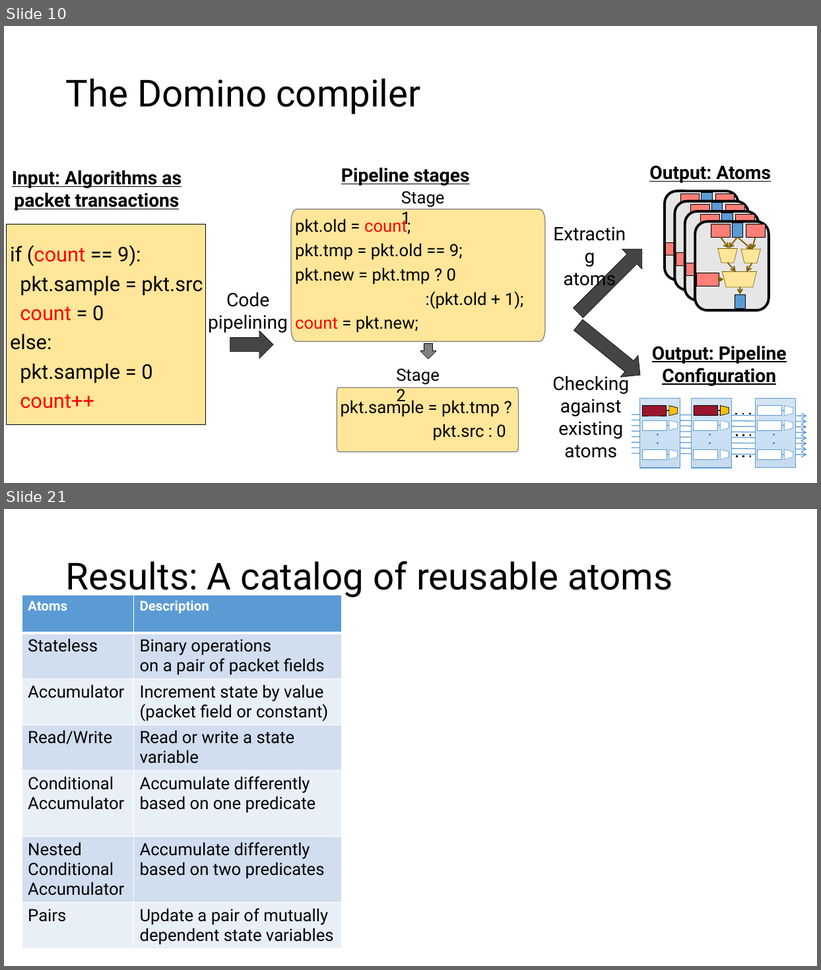
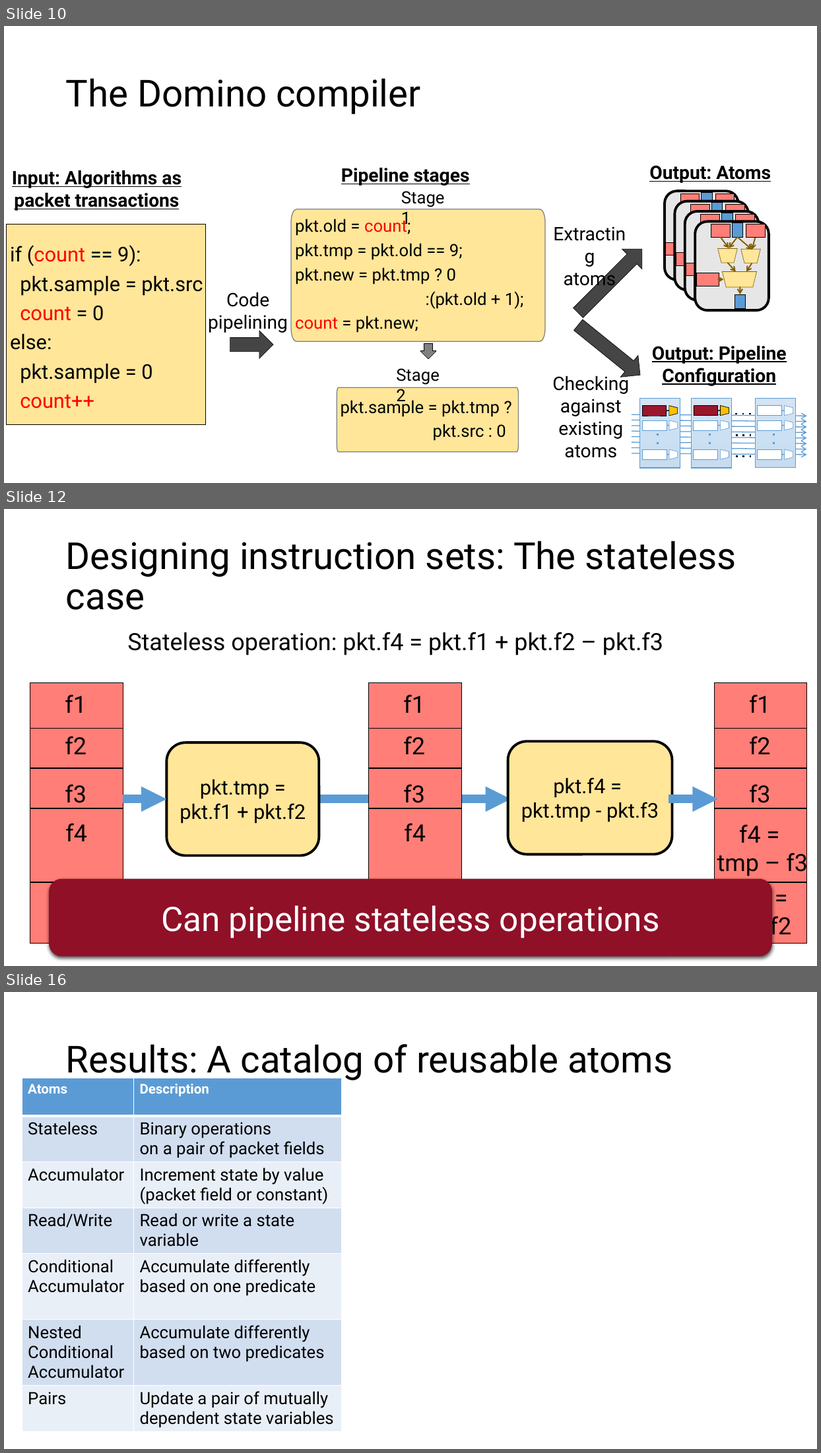
Before and after one commit to anirudhSK/pifo-domino-marple-ppts, a slide deck: uw_talk.pptx. Shown one above the other, each under a label of ours: slides 10 and 21 before the commit, slides 10, 12 and 16 after it; the slides between them are not shown. The pictures are 821x970 and 821x1453 pixels, drawn with LibreOffice and Linux fonts; fonts in the diff are those of the drawing. Boxes give left, top, right and bottom in pixels: in the first picture for what was removed or moved away, otherwise in the second. Text is boxed around its words. In the diff, an @@ line names an element or a change of style, - is before the commit and + after.

```diff
--- a/uw_talk.pptx
+++ b/uw_talk.pptx
@@ slide 12 added at [4,509,817,966], background #FFFFFF @@
@@ title added at [66,541,737,610], 44 pt, text #000000 @@
+Designing instruction sets: The stateless case
@@ text added at [127,632,663,656], 28 pt, text #000000 @@
+  Stateless operation: pkt.f4 = pkt.f1 + pkt.f2 – pkt.f3
@@ rounded rectangle added at [167,743,319,855], fill #FFE699, outline #000000 3 pt, 24 pt, text #000000 @@
+pkt.tmp =
+pkt.f1 + pkt.f2
@@ rounded rectangle added at [508,741,672,854], fill #FFE699, outline #000000 3 pt, 24 pt, text #000000 @@
+pkt.f4 =
+pkt.tmp - pkt.f3
@@ arrow added from (123, 799) to (167, 799), #5B9BD5 10 pt @@
@@ arrow added from (319, 799) to (511, 799), #5B9BD5 10 pt @@
@@ arrow added from (669, 799) to (718, 799), #5B9BD5 10 pt @@
@@ group added at [369,683,461,943]: 5 texts, 3 lines, 1 rectangle @@
+f1
+f2
+f3
+f4
+tmp = f1 + f2
@@ group added at [30,683,123,943]: 5 texts, 4 lines, 1 rectangle @@
+f1
+f2
+f3
+f4
+tmp
@@ rounded rectangle added at [49,879,773,956], fill #901028, 40 pt, text #FFFFFF @@
+Can pipeline stateless operations
@@ group added at [715,683,808,943]: 5 texts, 4 lines, 1 rectangle @@
+f1
+f2
+f3
+f4 =
+tmp – f3
+tmp = f1 + f2
@@ what was slide 21 is now slide 16 @@
```
Also in this commit, not shown: 6 slides changed, 5 other slides added, 1 slide removed.
